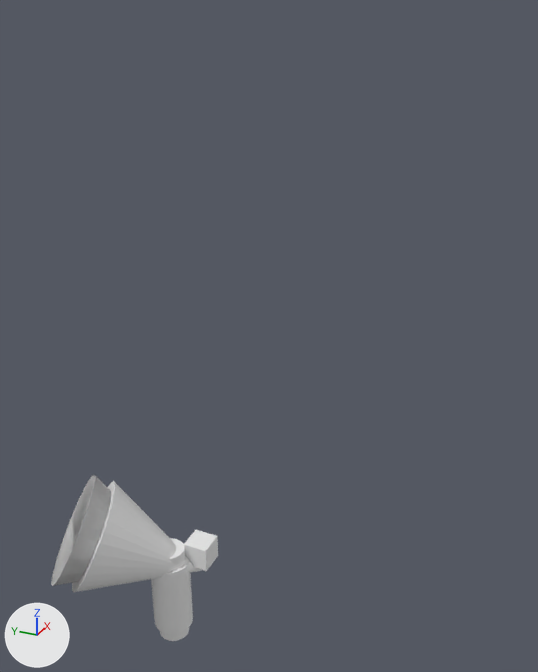
An edit to the Blender file WeirdoGun.blend, drawn before and after from the same camera.
Both versions are drawn from a 50 mm lens placed at (-13.47, -9.9, 16.74), pointed at (2.59, -2.67, 8.71). The axes (+X, +Y, +Z) are drawn at lower left. The lights are the same throughout.
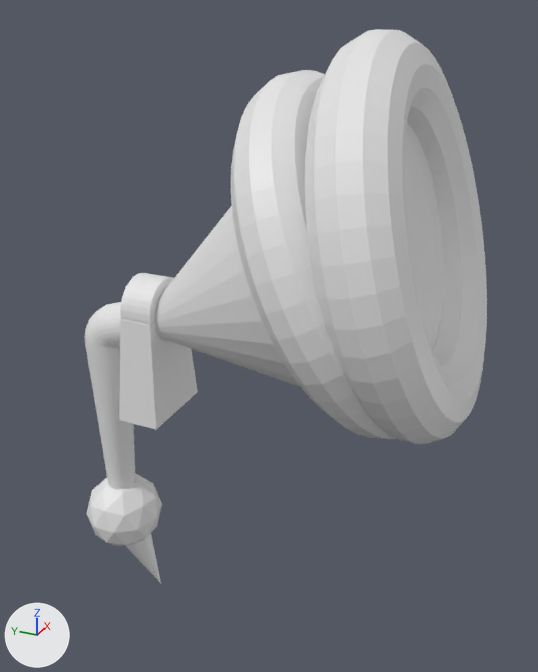
The change, as a diff of the scene's bpy script:
```diff
--- a/WeirdoGun.blend.py
+++ b/WeirdoGun.blend.py
@@ me_cube_001 @@
 me_cube_001.from_pydata(...)  # 8 vertices, 6 faces; spans x -1.0..1.0, y -0.07..1.93, z -1.0..1.0
 # used by ob_cube; location = (1.58, -1.27, 1.88); scale = (0.365, 0.365, 0.365)
-me_cube_001.vertices[1].co = (-1.0, -0.07, 1.0)  # pixel (205, 551)
-me_cube_001.vertices[3].co = (-1.0, 1.93, 1.0)  # pixel (183, 544)
-me_cube_001.vertices[5].co = (1.0, -0.07, 1.0)  # pixel (217, 535)
-me_cube_001.vertices[7].co = (1.0, 1.93, 1.0)  # pixel (195, 529)
+# me_cube_001 part 1
+for i in [0, 2, 4, 6]: me_cube_001.vertices[i].co += Vector((0.0, -0.93, 0.0))
+me_cube_001.vertices[1].co = (-0.77, -0.77, 1.0)  # pixel (149, 325)
+me_cube_001.vertices[3].co = (-0.77, 0.77, 1.0)  # pixel (120, 319)
+me_cube_001.vertices[5].co = (0.77, -0.77, 1.0)
+me_cube_001.vertices[7].co = (0.77, 0.77, 1.0)
@@ me_cone @@
 me_cone.from_pydata(...)  # 99 vertices, 99 faces; spans x -1.0..1.0, y -1.0..1.0, z -1.0..1.36
 # used by ob_cone; location = (0.43, 0.77, 2.3); rotation_euler = (2.701, -1.052, -0.573), in degrees (155, -60, -33); scale = (1.56, 1.72, 1.68)
+# me_cone part 2: the loose piece of 33 vertices spanning x -1.0..1.0, y -1.0..1.0, z -1.0..1.0 is deleted
+# me_cone part 3: the loose piece of 33 vertices spanning x -1.0..1.0, y -1.0..1.0, z -0.64..1.36 is deleted
@@ me_cylinder @@
 # used by ob_cylinder; location = (0.97, -0.22, 0.59); scale = (0.776, 0.776, 1.36)
-me_cylinder.from_pydata(...)  # 128 vertices, 68 faces; spans x -0.75..0.75, y -0.75..0.75, z -1.16..1.16
+me_cylinder.from_pydata(...)  # 448 vertices, 418 faces; spans x -1.0..1.0, y -1.08..1.0, z -1.0..1.5
+# me_cylinder part 4: the loose piece of 64 vertices spanning x -0.58..0.58, y -0.58..0.58, z -1.16..1.16 is rebuilt with 448 vertices and now spans x -1.0..1.0, y -1.08..1.0, z -1.0..1.5
+# me_cylinder part 5: the loose piece of 64 vertices spanning x -0.75..0.75, y -0.75..0.75, z -0.85..0.85 is deleted
@@ ob_cube @@
 ob_cube = bpy.data.objects.new('Cube', me_cube_001)
-ob_cube.location = (1.58, -1.27, 1.88)
-ob_cube.scale = (0.365, 0.365, 0.365)
+ob_cube.location = (1.87, 0.35, 7.74)
+ob_cube.scale = (1.12, 0.578, 1.44)
@@ ob_cone @@
 ob_cone = bpy.data.objects.new('Cone', me_cone)
-ob_cone.location = (0.43, 0.77, 2.3)
-ob_cone.rotation_euler = (2.701, -1.052, -0.573)  # degrees (155, -60, -33)
-ob_cone.scale = (1.56, 1.72, 1.68)
+ob_cone.location = (1.84, 1.36, 0.99)
+ob_cone.rotation_euler = (0.442, 3.062, -0.155)  # degrees (25, 175, -8.9)
+ob_cone.scale = (0.645, 0.872, 1.41)
@@ ob_cylinder @@
 ob_cylinder = bpy.data.objects.new('Cylinder', me_cylinder)
-ob_cylinder.location = (0.97, -0.22, 0.59)
-ob_cylinder.scale = (0.776, 0.776, 1.36)
+ob_cylinder.location = (1.84, 1.89, 5.54)
+ob_cylinder.scale = (0.623, 0.623, 2.43)
@@ ob_icosphere @@
+ob_icosphere = bpy.data.objects.new('Icosphere', me_icosphere)  # an icosphere of 80 faces spanning x -0.95..0.95, y -1.0..1.0, z -1.0..1.0
+ob_icosphere.location = (1.84, 1.89, 2.3)
+ob_icosphere.scale = (1.15, 1.15, 1.15)
@@ ob_cone_001 @@
+ob_cone_001 = bpy.data.objects.new('Cone.001', me_cone_002)  # 161 vertices, 161 faces; spans x -1.0..1.0, y -1.0..1.01, z -1.49..1.0
+ob_cone_001.location = (1.88, -2.17, 9.92)
+ob_cone_001.rotation_euler = (-1.983, 0.0, 0.0)  # degrees (-114, 0, 0)
+ob_cone_001.scale = (3.46, 3.46, 3.46)
@@ ob_cylinder_001 @@
+ob_cylinder_001 = bpy.data.objects.new('Cylinder.001', me_cylinder_002)  # a 32-sided cylinder along z spanning x -1.0..1.0, y -1.0..1.0, z -1.0..1.0
+ob_cylinder_001.location = (1.83, 0.31, 8.95)
+ob_cylinder_001.rotation_euler = (1.251, 0.0, 0.0)  # degrees (72, 0, 0)
+ob_cylinder_001.scale = (0.614, 0.613, 1.47)
@@ ob_torus @@
+ob_torus = bpy.data.objects.new('Torus', me_torus)  # a torus around z (ring radius 1.0, tube radius 0.25) spanning x -1.25..1.25, y -1.25..1.25, z -0.25..0.25
+ob_torus.location = (1.93, -6.35, 11.93)
+ob_torus.rotation_euler = (-1.865, -0.449, 0.153)  # degrees (-107, -26, 8.8)
+ob_torus.scale = (-3.48, -3.48, -3.48)
@@ ob_torus_001 @@
+ob_torus_001 = bpy.data.objects.new('Torus.001', me_torus.copy())
+ob_torus_001.location = (1.91, -5.13, 11.47)
+ob_torus_001.rotation_euler = (-2.065, -0.413, 0.237)  # degrees (-118, -24, 14)
+ob_torus_001.scale = (-3.34, -3.34, -3.34)
@@ ob_cylinder_002 @@
+ob_cylinder_002 = bpy.data.objects.new('Cylinder.002', me_cylinder_002.copy())
+ob_cylinder_002.location = (1.87, 0.35, 9.27)
+ob_cylinder_002.rotation_euler = (1.566, 0.0, 0.0)  # degrees (90, 0, 0)
+ob_cylinder_002.scale = (0.856, 0.856, 0.435)
```

Changed parts and their boxes (x1, y1, x2, y2) in the pictures (538 x 672 px):
'Torus', added: after (305, 29, 487, 444)
'Torus.001', added: after (231, 70, 396, 439)
'Cone.001', added: after (156, 122, 444, 387)
'Cone', reshaped, moved, turned, rescaled: before (51, 475, 202, 592); after (125, 533, 161, 583)
'Cylinder', reshaped, moved, rescaled (21% wider, 80% taller): before (151, 538, 193, 641); after (84, 303, 135, 489)
'Cube', reshaped, moved, rescaled: before (184, 530, 218, 571); after (119, 320, 198, 429)
'Icosphere', added: after (86, 473, 162, 546)
'Cylinder.002', added: after (120, 273, 174, 325)
'Cylinder.001', added: after (96, 302, 168, 347)
part 2 of me_cone, deleted: before (51, 475, 111, 586)
part 3 of me_cone, deleted: before (72, 481, 202, 592)
part 4 of me_cylinder, rebuilt: before (160, 538, 189, 641); after (84, 303, 135, 489)
part 5 of me_cylinder, deleted: before (151, 559, 193, 634)
